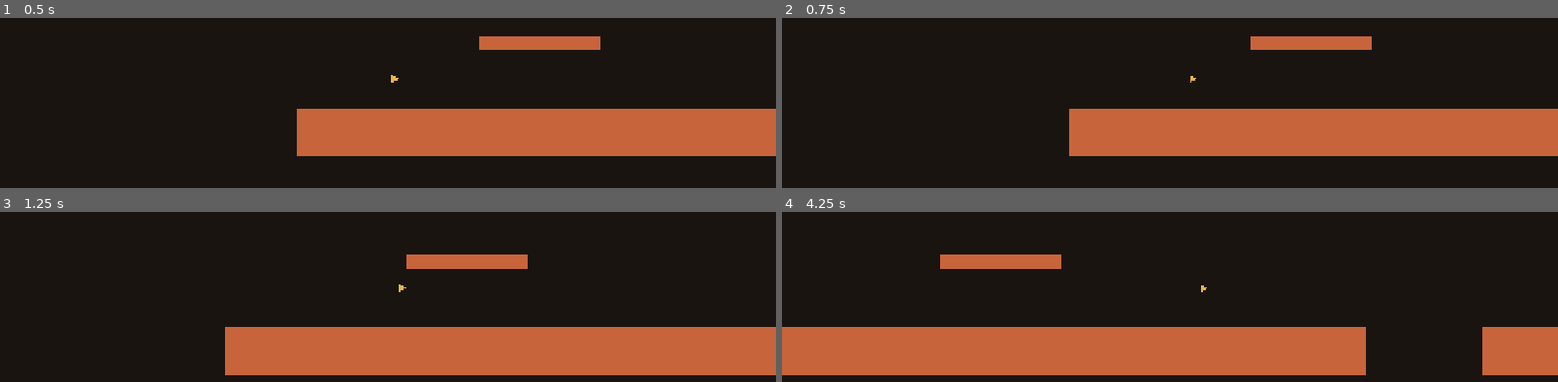
Above: before the commit, frames 1-4 (two rows, left to right).
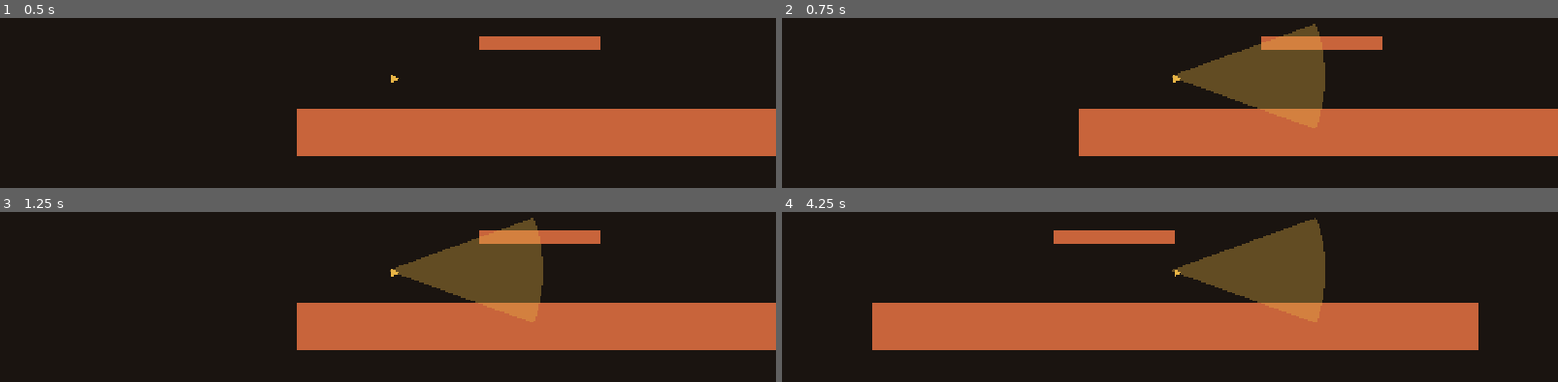
Above: after the commit, the same moments.

Repository: sphilius/medusas-price
Game: Godot game, scene res://scenes/test_room.tscn
Same seed, same stepped clock (60 frames per second), same inputs: the game is played once before the commit and once after it.
Inputs:
- Up to frame 1 (0.5 s): no input
- Up to frame 2 (0.75 s): tap Enter at 0.5 s; hold D (move_right) from 0.53 s (still down); hold K (gaze) from 0.53 s (still down)
- Up to frame 3 (1.25 s): keep holding D (move_right); keep holding K (gaze); tap Space (jump) at 0.77 s
- Up to frame 4 (4.25 s): release K (gaze) at 1.28 s; tap K (gaze) at 1.35, 2.85 s; tap Space (jump) at 1.52, 3.02, 3.77 s; release D (move_right) at 2.03 s; hold A (move_left) 2.03-2.78 s; hold K (gaze) 2.03-2.78 s; hold D (move_right) from 2.78 s (still down); hold K (gaze) from 3.53 s (still down)

Frame 1 is identical in both runs. In frame 2, 6.9% of the frame differs, in the area x 37-78%, y 3-82%; in frame 3, 27%; in frame 4, 37%, in the area x 0-100%, y 3-97%.

Commit message:
Add gaze cone with line of sight; player roots while gazing
Co-Authored-By: Claude Opus 5.5 <noreply@anthropic.com>

Diff:
--- /dev/null
+++ b/scenes/gaze.tscn
@@ -0,0 +1,14 @@
+[gd_scene load_steps=2 format=3]
+
+[ext_resource type="Script" path="res://scripts/gaze.gd" id="1_gaze"]
+
+[node name="Gaze" type="Area2D"]
+collision_layer = 32
+collision_mask = 4
+monitorable = false
+script = ExtResource("1_gaze")
+
+[node name="Shape" type="CollisionPolygon2D" parent="."]
+
+[node name="Cone" type="Polygon2D" parent="."]
+visible = false
--- a/scenes/player.tscn
+++ b/scenes/player.tscn
@@ -1,6 +1,7 @@
-[gd_scene load_steps=3 format=3]
+[gd_scene load_steps=4 format=3]
 
 [ext_resource type="Script" path="res://scripts/player.gd" id="1_player"]
+[ext_resource type="PackedScene" path="res://scenes/gaze.tscn" id="2_gaze"]
 
 [sub_resource type="RectangleShape2D" id="RectangleShape2D_body"]
 size = Vector2(40, 64)
@@ -22,3 +23,5 @@
 [node name="FacingMark" type="Polygon2D" parent="Visual"]
 color = Color(0.909804, 0.709804, 0.278431, 1)
 polygon = PackedVector2Array(6, -22, 18, -16, 6, -10)
+
+[node name="Gaze" parent="." instance=ExtResource("2_gaze")]
--- /dev/null
+++ b/scripts/gaze.gd
@@ -0,0 +1,67 @@
+## gaze.gd (root script of scenes/gaze.tscn, instanced under the Player)
+## Purpose: Medusa's petrifying gaze. While the player is in State.GAZE it shows
+## the gold cone, and every enemy inside it with a clear line of sight gains
+## petrify progress. Leaving the cone, a blocked view or letting go resets it.
+## The cone is an Area2D on the gaze layer that only sees enemies; walls and
+## statues block it through a raycast (Balance.GAZE_LOS_MASK).
+extends Area2D
+
+## Enemies currently overlapping the cone (kept by body_entered / body_exited).
+var _in_cone: Array[Enemy] = []
+
+@onready var _player: Player = get_parent()
+@onready var _shape: CollisionPolygon2D = $Shape
+@onready var _cone: Polygon2D = $Cone
+
+
+func _ready() -> void:
+	position = Balance.GAZE_EYE_OFFSET
+	var points: PackedVector2Array = _build_cone()
+	_shape.polygon = points
+	_cone.polygon = points
+	_cone.color = Color(Balance.COLOR_GOLD, Balance.GAZE_CONE_ALPHA)
+	_cone.visible = false
+	body_entered.connect(_on_body_entered)
+	body_exited.connect(_on_body_exited)
+
+
+func _physics_process(delta: float) -> void:
+	# The cone is symmetric, so turning it half a circle mirrors it (no negative scale on physics shapes).
+	rotation = 0.0 if _player.facing > 0 else PI
+	var active: bool = _player.state == Player.State.GAZE
+	_cone.visible = active
+	for enemy in _in_cone.duplicate():
+		if not is_instance_valid(enemy):
+			_in_cone.erase(enemy)
+		elif active and _has_line_of_sight(enemy):
+			enemy.add_gaze(delta)
+		else:
+			enemy.reset_gaze()
+
+
+## Fan polygon: the eye, then an arc at cone length from -half-angle to +half-angle.
+func _build_cone() -> PackedVector2Array:
+	var points := PackedVector2Array([Vector2.ZERO])
+	var radius: float = Balance.GAZE_LENGTH_BL * Balance.BL
+	var half: float = deg_to_rad(Balance.GAZE_HALF_ANGLE_DEG)
+	for i in Balance.GAZE_ARC_SEGMENTS + 1:
+		var angle: float = lerpf(-half, half, float(i) / Balance.GAZE_ARC_SEGMENTS)
+		points.append(Vector2.from_angle(angle) * radius)
+	return points
+
+
+## True if nothing on the LOS layers sits between the eye and the enemy's center.
+func _has_line_of_sight(enemy: Enemy) -> bool:
+	var query := PhysicsRayQueryParameters2D.create(global_position, enemy.global_position, Balance.GAZE_LOS_MASK)
+	return get_world_2d().direct_space_state.intersect_ray(query).is_empty()
+
+
+func _on_body_entered(body: Node2D) -> void:
+	if body is Enemy and not _in_cone.has(body):
+		_in_cone.append(body)
+
+
+func _on_body_exited(body: Node2D) -> void:
+	if body is Enemy:
+		_in_cone.erase(body)
+		(body as Enemy).reset_gaze()
--- a/scripts/player.gd
+++ b/scripts/player.gd
@@ -5,9 +5,9 @@
 class_name Player
 extends CharacterBody2D
 
-## All the things Medusa can be doing. WHIP, GAZE, HURT and DEAD are stubs for now:
-## the player simply falls and slows down while in them. Later features
-## (whip.gd, gaze.gd, the portrait) will call enter_state() to use them.
+## All the things Medusa can be doing. In WHIP, GAZE, HURT and DEAD she simply
+## falls and slows down (no movement input). GAZE is entered while K is held and
+## read by the Gaze child; WHIP, HURT and DEAD wait for the whip and portrait.
 enum State { IDLE, RUN, JUMP, FALL, WHIP, GAZE, HURT, DEAD }
 
 ## Fired whenever the state changes (animation, audio and VFX can listen).
@@ -28,6 +28,13 @@
 
 
 func _physics_process(delta: float) -> void:
+	# Gaze roots Medusa while held: she brakes, still falls, and cannot turn.
+	# Releasing K hands control back to the normal locomotion states.
+	if Input.is_action_pressed("gaze") and can_gaze():
+		enter_state(State.GAZE)
+	elif state == State.GAZE:
+		_update_locomotion_state(0.0)
+
 	# Stub states: no player control yet, but keep physics sane (gravity + slow down).
 	if state in [State.WHIP, State.GAZE, State.HURT, State.DEAD]:
 		_process_stub_state(delta)
@@ -65,6 +72,11 @@
 	var old: State = state
 	state = new_state
 	state_changed.emit(old, new_state)
+
+
+## False while whipping (anticipation through recovery), hurt or dead.
+func can_gaze() -> bool:
+	return state not in [State.WHIP, State.HURT, State.DEAD]
 
 
 ## Remember the last non-zero direction and mirror the art to match.
Not shown, added: scripts/gaze.gd.uid
